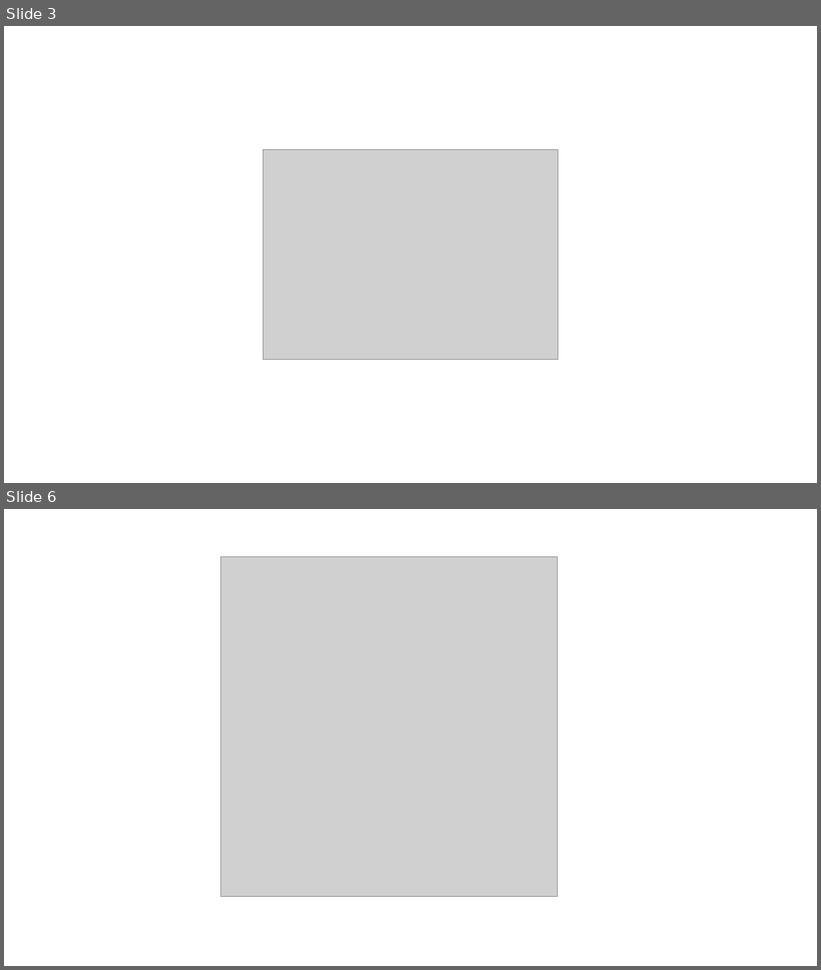
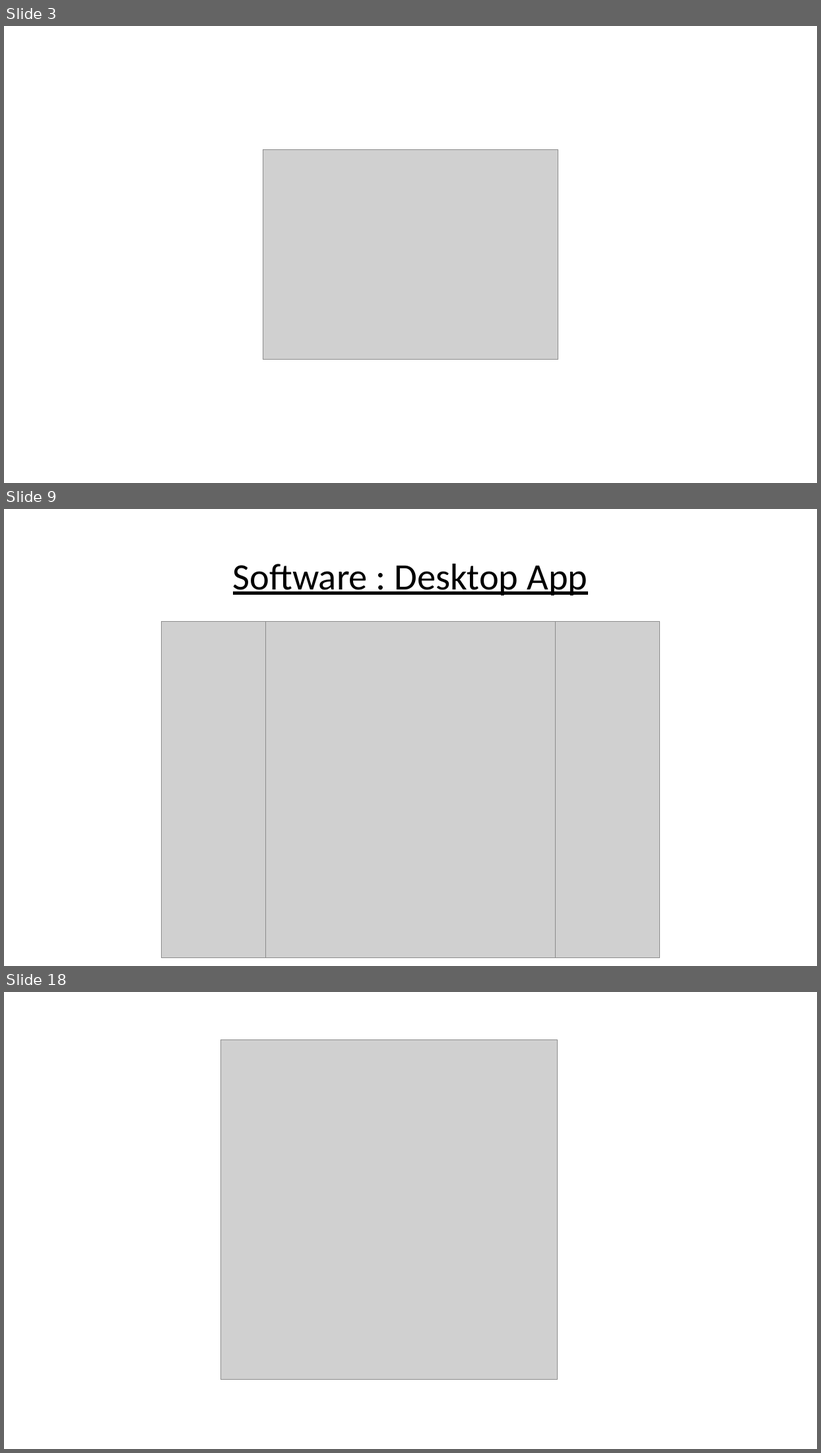
Before and after one commit to AP-Elektronica-ICT/intprojectrepo-piago, a slide deck: Mockups/Piago_Pitch.pptx. Shown one above the other, each under a label of ours: slides 3 and 6 before the commit, slides 3, 9 and 18 after it; the slides between them are not shown. The pictures are 821x970 and 821x1453 pixels, drawn with LibreOffice and Linux fonts; fonts in the diff are those of the drawing; grey boxes stand for pictures. Boxes give left, top, right and bottom in pixels: in the first picture for what was removed or moved away, otherwise in the second. Text is boxed around its words. In the diff, an @@ line names an element or a change of style, - is before the commit and + after.

```diff
--- a/Mockups/Piago_Pitch.pptx
+++ b/Mockups/Piago_Pitch.pptx
@@ slide 9 added at (x1=4, y1=509, x2=817, y2=966), background #FFFFFF @@
@@ title added at (x1=233, y1=563, x2=587, y2=595), 44 pt, text #000000, underline @@
+Software : Desktop App
@@ picture added at (x1=161, y1=622, x2=660, y2=958) @@
@@ picture added at (x1=265, y1=622, x2=556, y2=958) @@
@@ what was slide 6 is now slide 18 @@
```
Also in this commit, not shown: 1 slide changed, 14 other slides added, 2 slides removed, 7 other files.
